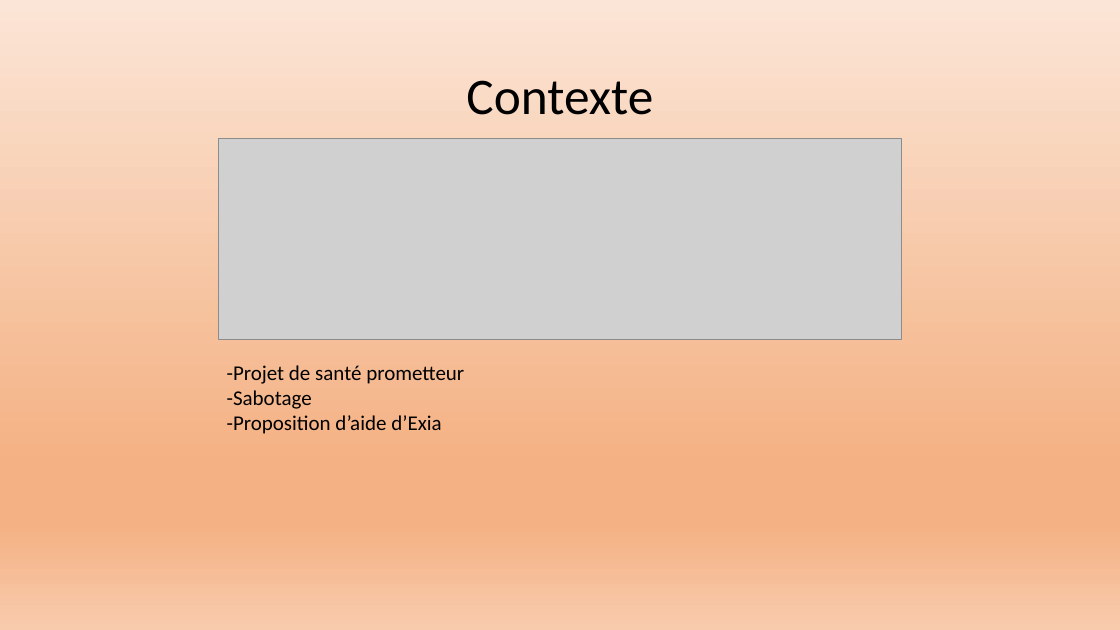
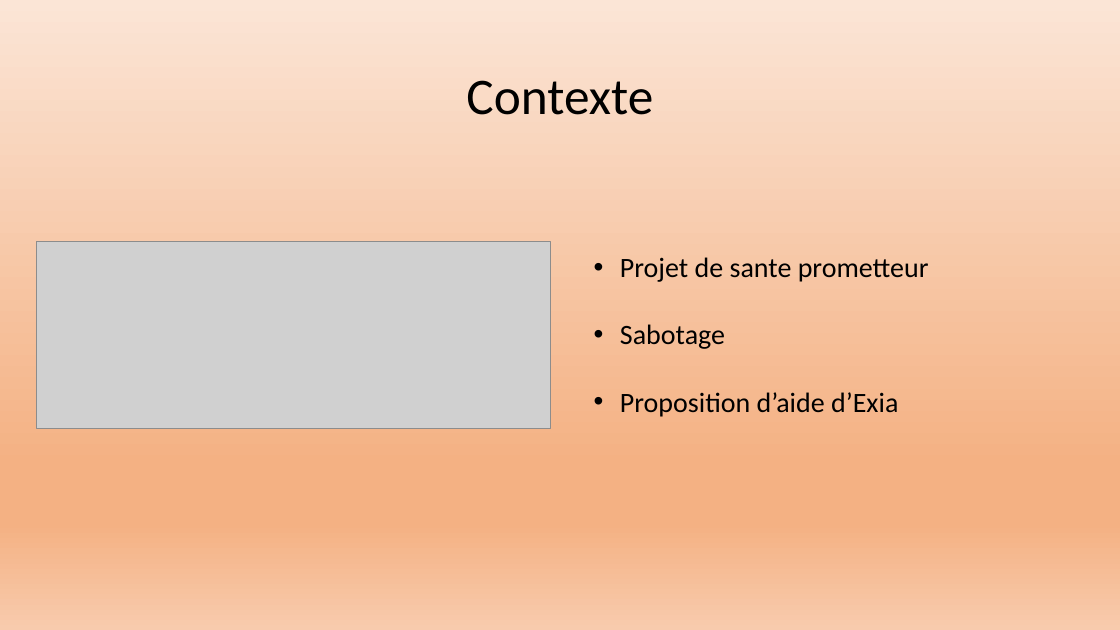
Before and after one commit to Exia-Jellyfish/UE-1-Projet-Grp7, a slide deck: slide 2 of PROJET 1 UE 1 diapositive.pptx. Drawn at 1120x630 pixels with LibreOffice and Linux fonts; fonts in the diff are those of the drawing; grey boxes stand for pictures. Boxes give left, top, right and bottom in pixels: in the first picture for what was removed or moved away, otherwise in the second. Text is boxed around its words. In the diff, an @@ line names an element or a change of style, - is before the commit and + after.

```diff
--- a/PROJET 1 UE 1 diapositive.pptx
+++ b/PROJET 1 UE 1 diapositive.pptx
@@ picture resized from (x1=218, y1=139, x2=902, y2=339) to (x1=36, y1=241, x2=550, y2=429) @@
@@ text at (x1=620, y1=257, x2=929, y2=417): text changed; size 18 to 24 pt @@
--Projet de santé prometteur
--Sabotage
--Proposition d’aide d’Exia
+• Projet de sante prometteur
+• Sabotage
+• Proposition d’aide d’Exia
```
Also in this commit, not shown: 1 other slide changed.
